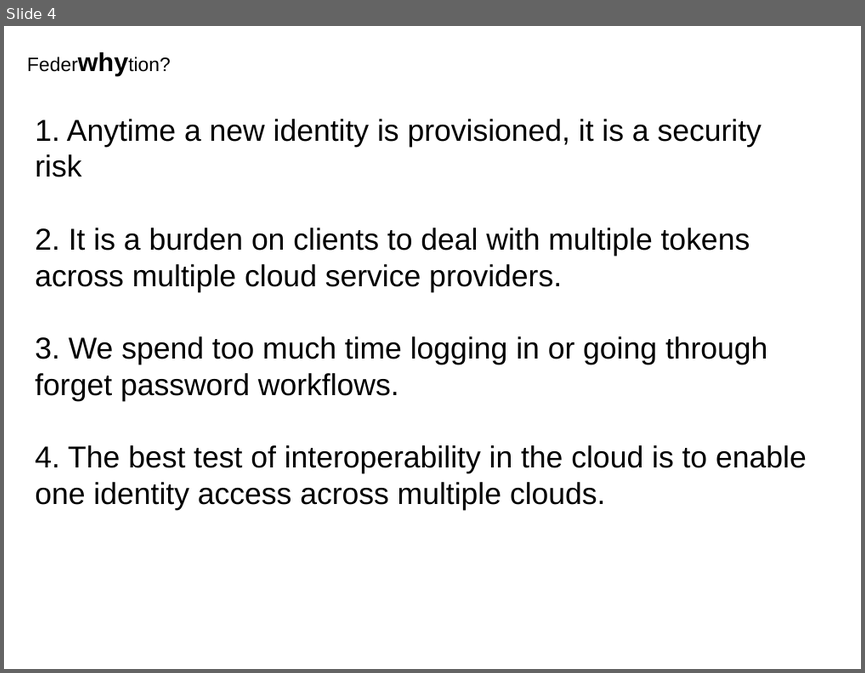
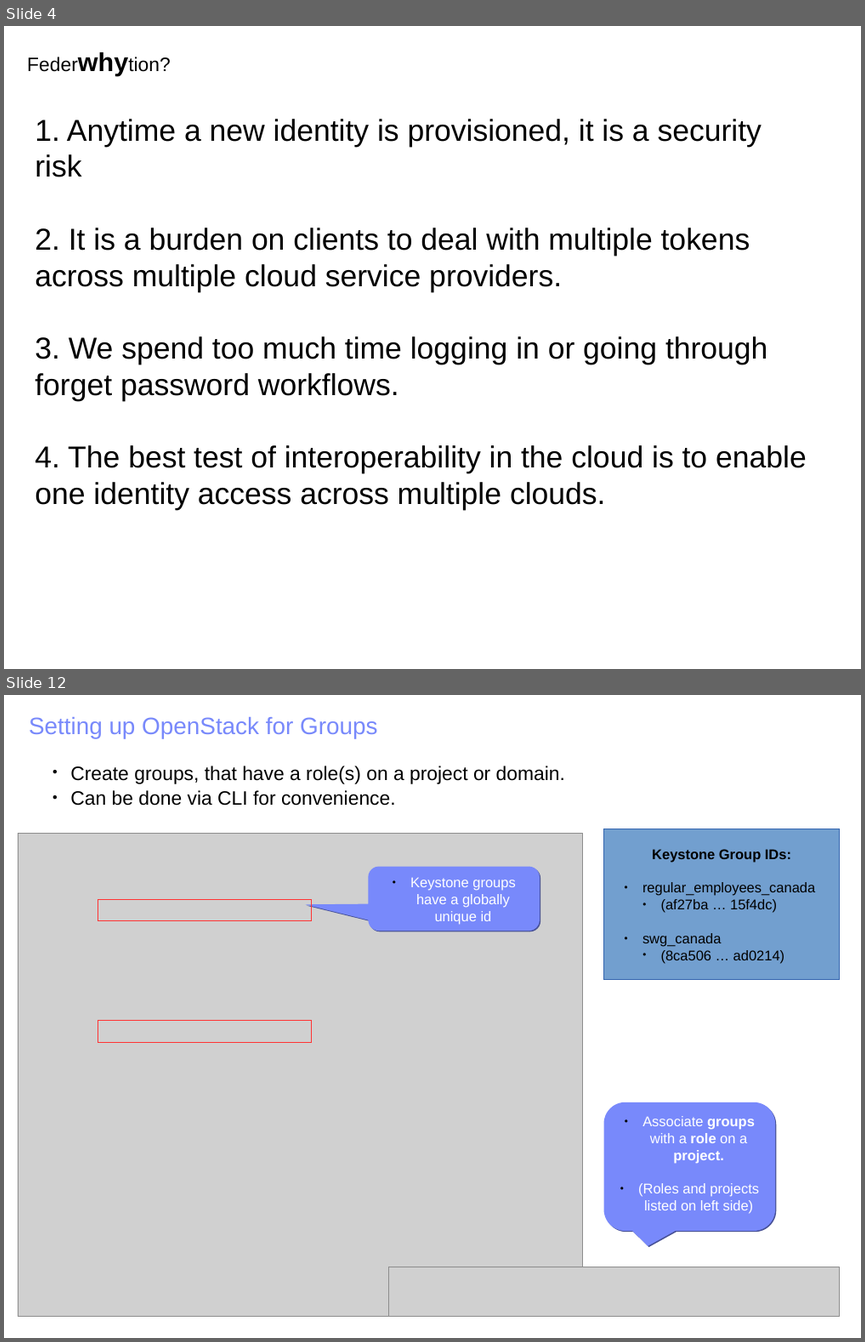
Before and after one commit to joesavak/OpenStackFederation, a slide deck: os-federation.odp. Shown one above the other, each under a label of ours: slide 4 before the commit, slides 4 and 12 after it; the slides between them are not shown. The pictures are 865x673 and 865x1342 pixels, drawn with LibreOffice and Linux fonts; fonts in the diff are those of the drawing; grey boxes stand for pictures. Boxes give left, top, right and bottom in pixels: in the first picture for what was removed or moved away, otherwise in the second. Text is boxed around its words. In the diff, an @@ line names an element or a change of style, - is before the commit and + after.

```diff
--- a/os-federation.odp
+++ b/os-federation.odp
@@ slide 12 added at bbox=[4, 695, 861, 1338], background #FFFFFF @@
@@ text added at bbox=[29, 717, 377, 738], 22 pt, text #7889FB @@
+Setting up OpenStack for Groups
@@ text added at bbox=[70, 766, 565, 805], 18 pt, text #000000 @@
+  ● Create groups, that have a role(s) on a project or domain.
+  ● Can be done via CLI for convenience.
@@ picture added at bbox=[18, 833, 583, 1316] @@
@@ rectangle added at bbox=[604, 828, 840, 979], fill #729FCF, outline #3465AF 0 pt, 13 pt, text #000000 @@
+Keystone Group IDs:
+● regular_employees_canada
+  ● (af27ba … 15f4dc)
+● swg_canada
+  ● (8ca506 … ad0214)
@@ rounded speech box added at bbox=[369, 866, 540, 930], fill #7889FB, 13 pt, text #FFFFFF @@
+● Keystone groups have a globally unique id
@@ rectangle added at bbox=[98, 900, 312, 921], outline #FF3333 0 pt @@
@@ rectangle added at bbox=[98, 1021, 312, 1043], outline #FF3333 0 pt @@
@@ rounded speech box added at bbox=[604, 1102, 775, 1231], fill #7889FB, 13 pt, text #FFFFFF @@
+● Associate groups with a role on a project.
+● (Roles and projects listed on left side)
@@ picture added at bbox=[389, 1267, 840, 1316] @@
```
Also in this commit, not shown: 2 slides changed, 11 other slides added, 1 slide removed.
